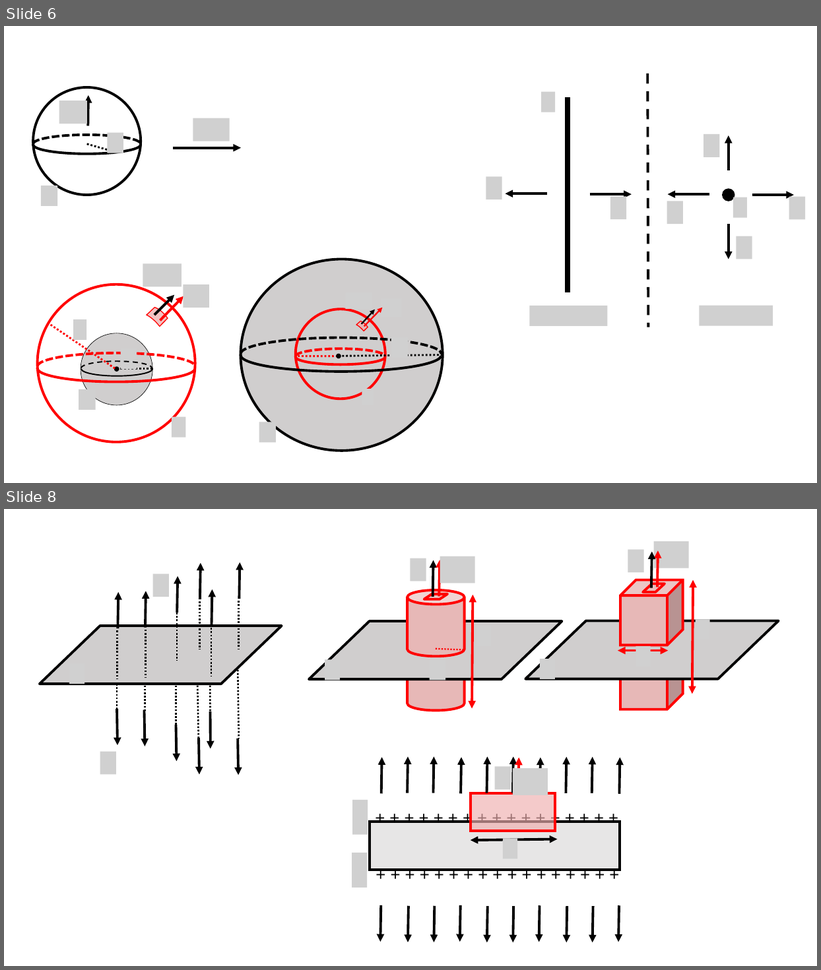
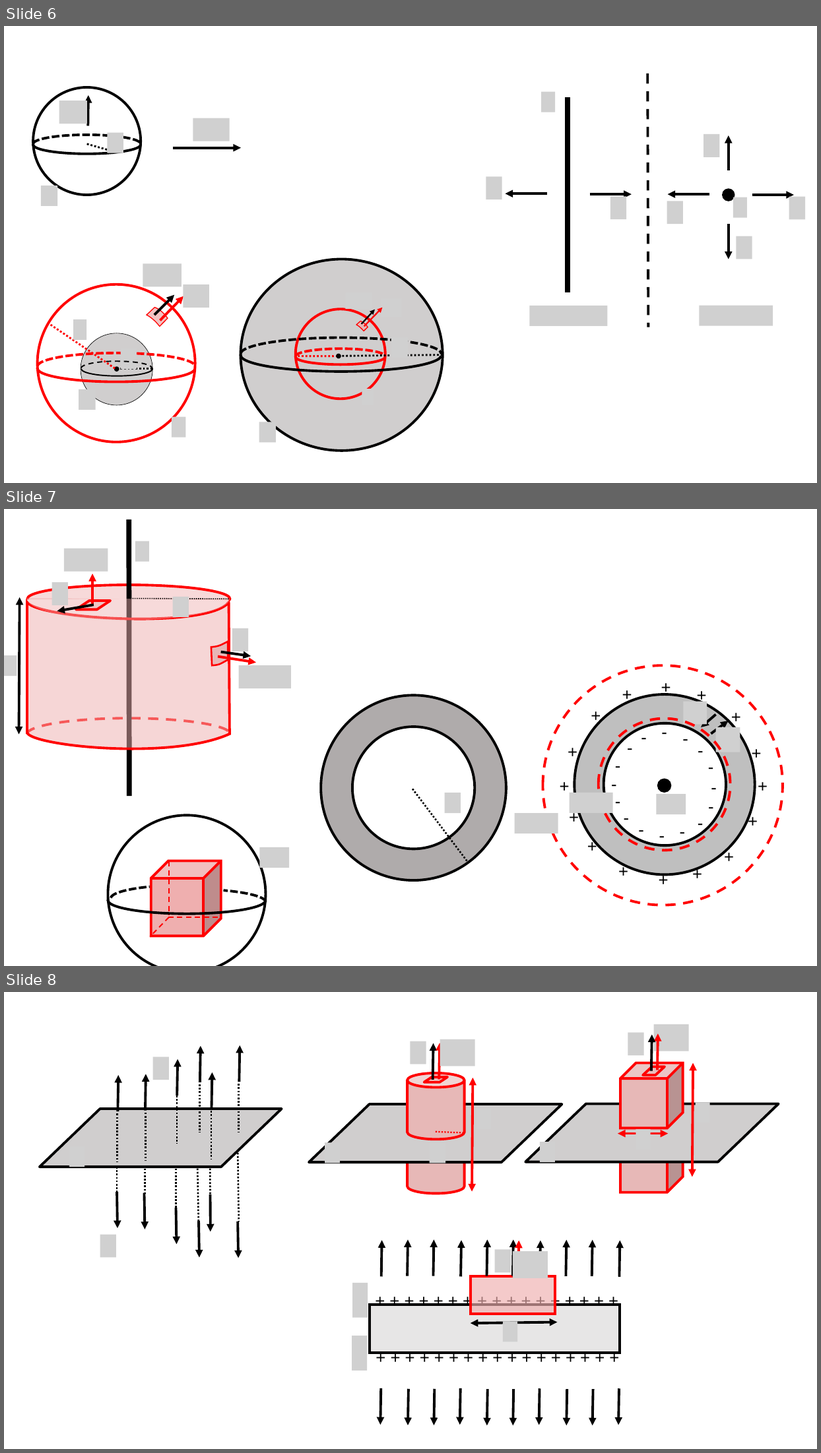
Before and after one commit to OSTP/PhysicsArtofModelling, a slide deck: tex/figures/Gauss/Figures.pptx. Shown one above the other, each under a label of ours: slides 6 and 8 before the commit, slides 6, 7 and 8 after it; the slides between them are not shown. The pictures are 821x970 and 821x1453 pixels, drawn with LibreOffice and Linux fonts; fonts in the diff are those of the drawing; grey boxes stand for pictures; background and template pictures are left out. Boxes give left, top, right and bottom in pixels: in the first picture for what was removed or moved away, otherwise in the second. Text is boxed around its words. In the diff, an @@ line names an element or a change of style, - is before the commit and + after.

```diff
--- a/tex/figures/Gauss/Figures.pptx
+++ b/tex/figures/Gauss/Figures.pptx
@@ slide 7 added at bbox=[4, 509, 817, 966], background #FFFFFF @@
@@ group added at bbox=[4, 520, 291, 796]: 7 pictures, 4 arrows, 3 arc (boxed as its full ellipse)s, 2 lines, 2 freeform shapes, 1 parallelogram, 1 double arrow @@
@@ ellipse added at bbox=[108, 816, 265, 966], outline #000000 3 pt @@
@@ group added at bbox=[321, 666, 783, 906]: 32 texts, 8 ellipses, 6 pictures, 2 arrows, 1 line @@
+-
+-
+-
+-
+-
+-
+-
+-
++
++
++
++
++
++
++
++
++
+-
+-
+-
+-
+-
+-
+-
+-
++
++
++
++
++
++
++
@@ cube added at bbox=[151, 861, 221, 936], fill #EFAFAF, outline #FF0000 3 pt @@
@@ line added from (169, 861) to (169, 916), #FF0000 1.5 pt dashed @@
@@ picture added at bbox=[259, 848, 290, 868] @@
@@ arc (boxed as its full ellipse) added at bbox=[108, 887, 265, 914], outline #000000 3 pt @@
@@ arc (boxed as its full ellipse) added at bbox=[108, 889, 266, 916], outline #000000 3 pt dashed @@
@@ arc (boxed as its full ellipse) added at bbox=[111, 885, 269, 912], outline #000000 3 pt dashed @@
@@ line added from (169, 918) to (150, 937), #FF0000 1.5 pt dashed @@
@@ line added from (168, 918) to (218, 918), #FF0000 1.5 pt dashed @@
```
Also in this commit, not shown: 1 slide changed, 4 other slides added, 1 slide removed, 9 other files.
